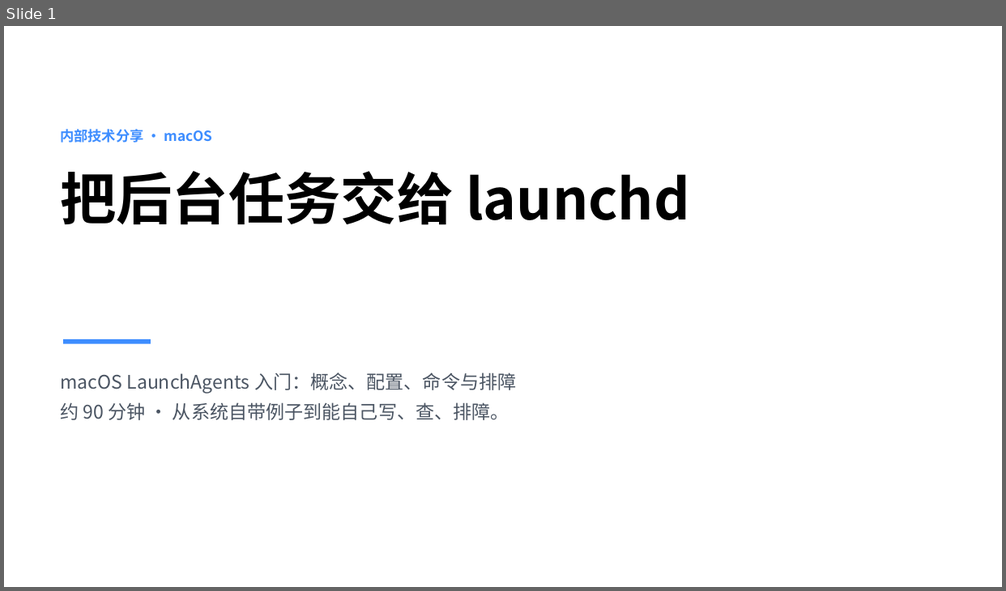
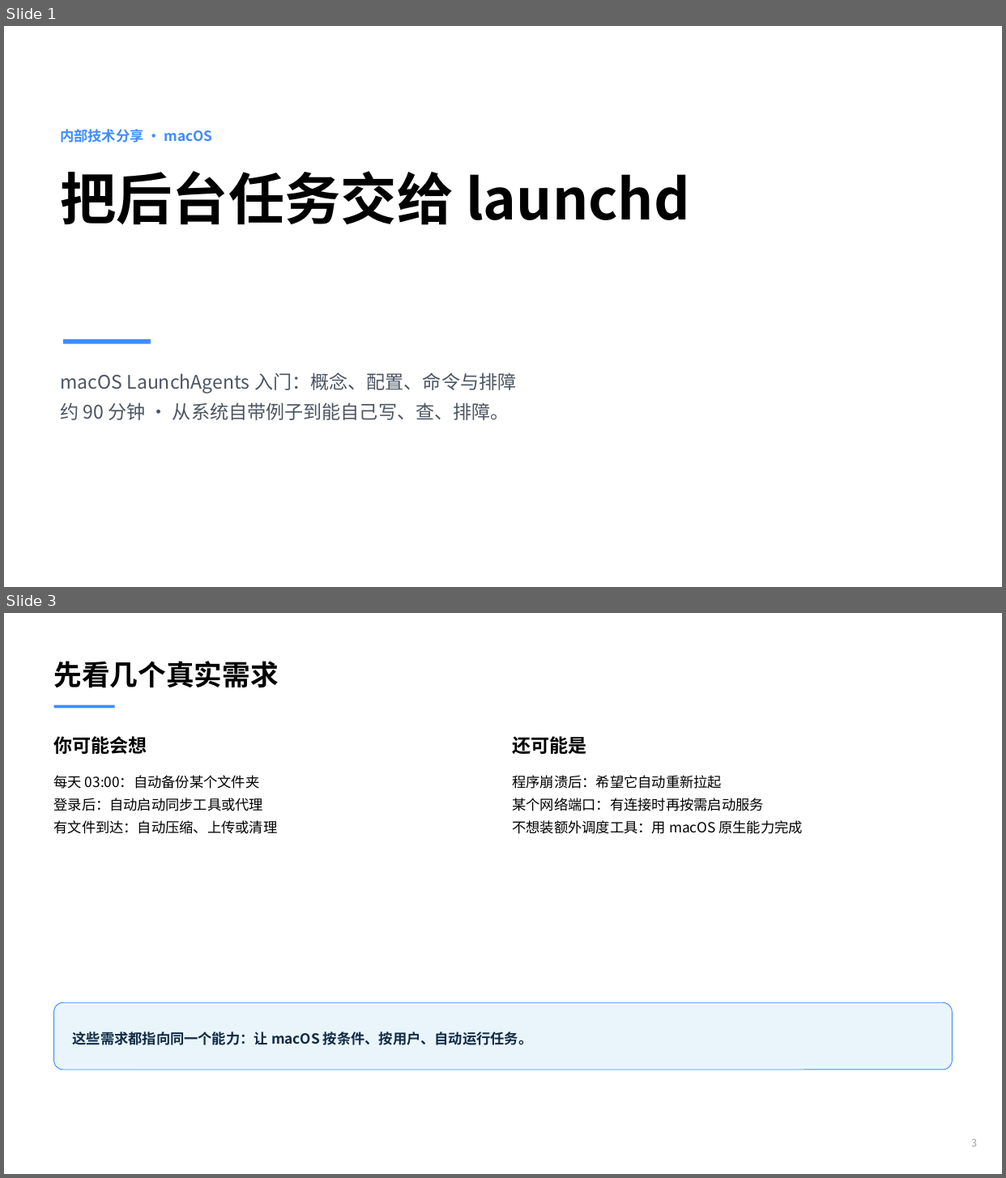
Before and after one commit to taytay198920/daily_study, a slide deck: LaunchAgents分享.pptx. Shown one above the other, each under a label of ours: slide 1 before the commit, slides 1 and 3 after it; the slides between them are not shown. The pictures are 1006x591 and 1006x1178 pixels, drawn with LibreOffice and Linux fonts; fonts in the diff are those of the drawing. Boxes give left, top, right and bottom in pixels: in the first picture for what was removed or moved away, otherwise in the second. Text is boxed around its words. In the diff, an @@ line names an element or a change of style, - is before the commit and + after.

```diff
--- a/LaunchAgents分享.pptx
+++ b/LaunchAgents分享.pptx
@@ slide 3 added at bbox=[4, 613, 1002, 1174], background #FFFFFF @@
@@ text added at bbox=[54, 661, 279, 688], 27 pt, text #000000, bold @@
+先看几个真实需求
@@ rectangle added at bbox=[54, 705, 115, 708], fill #3D8DFF @@
@@ text added at bbox=[54, 736, 147, 754], 18 pt, text #000000, bold @@
+你可能会想
@@ text added at bbox=[513, 736, 587, 754], 18 pt, text #000000, bold @@
+还可能是
@@ text added at bbox=[54, 775, 278, 834], 13.5 pt, text #000000 @@
+每天 03:00：自动备份某个文件夹
+登录后：自动启动同步工具或代理
+有文件到达：自动压缩、上传或清理
@@ text added at bbox=[513, 775, 803, 834], 13.5 pt, text #000000 @@
+程序崩溃后：希望它自动重新拉起
+某个网络端口：有连接时再按需启动服务
+不想装额外调度工具：用 macOS 原生能力完成
@@ rounded rectangle added at bbox=[54, 1003, 953, 1071], fill #EAF5FB, outline #3D8DFF 0.75 pt @@
@@ text added at bbox=[73, 1032, 533, 1046], 13.5 pt, text #0F2B45, bold @@
+这些需求都指向同一个能力：让 macOS 按条件、按用户、自动运行任务。
@@ text added at bbox=[971, 1139, 977, 1147], 9.8 pt, text #9CA3AF @@
+3
```
Also in this commit, not shown: 14 slides changed, 8 other slides added, 1 slide removed.
